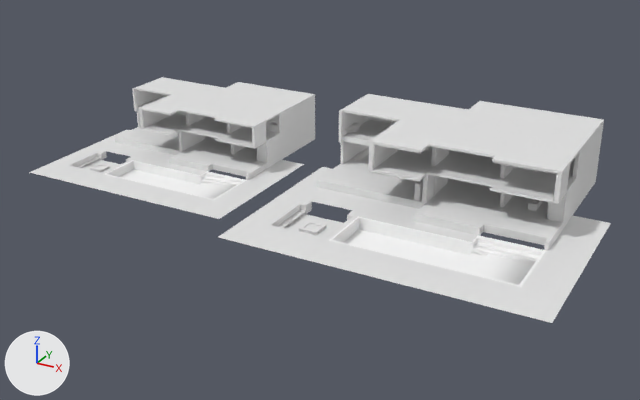
The FBX model Assets/models/HouseModels/VRCChillRoom - fixed scale.fbx as it was, and as the next commit left it.
Before and after are seen from a camera (50 mm lens) standing at (54.1, -165.2, 73.1) and looking at (-29.2, -13.8, -2.6). Arrows for +X, +Y and +Z are at lower left; the lights stay in place. Where no turn or scale is listed for an object, it has been applied to the vertices.

The scene before the commit, as lines of its bpy script (objects in view):
```python
ob_cube_001 = bpy.data.objects.new('Cube.001', me_cube_008)
ob_cube_001.location = (-8.2, -10.9, 2.6)
ob_cube_004 = bpy.data.objects.new('Cube.004', me_cube_016)
ob_cube_004.location = (-6.2, -11.6, 12.8)
ob_cube_013 = bpy.data.objects.new('Cube.013', me_cube_020)
ob_cube_013.location = (13.8, -13.6, 12.8)
ob_cube_015 = bpy.data.objects.new('Cube.015', me_cube_022)
ob_cube_015.location = (-6.2, -7.9, 10.1)
ob_cube_022 = bpy.data.objects.new('Cube.022', me_cube_029)
ob_cube_022.location = (-11.5, -15.6, 6.9)
ob_cube_025 = bpy.data.objects.new('Cube.025', me_cube_032)
ob_cube_025.location = (-5.9, -7.6, 3.5)
ob_grill_seats_frame = bpy.data.objects.new('Grill seats frame', me_cube_001)
ob_grill_seats_frame.location = (-23.6, -28.3, -2.1)
ob_house_model_better_uv_001 = bpy.data.objects.new('house model better UV.001', me_cube_005)
ob_house_model_better_uv_001.location = (-63.9, -3.8, 5.0)
ob_kitchen_island = bpy.data.objects.new('kitchen island ', me_cube_004)
ob_kitchen_island.location = (13.7, -0.5, 1.7)
# also in view: 'house model better UV' at (-3.8, -11.2, 5.0)
```
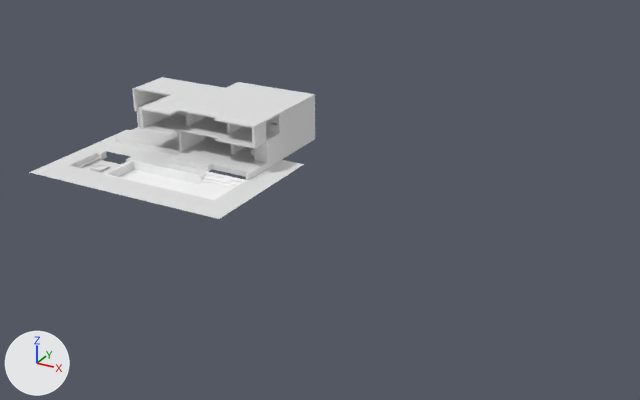
Where the newer file only moved an object's origin or applied its transform, the numbers keep the older frame.

Pixel boxes (x1, y1, x2, y2) of what changed, in the pictures (640 x 400 px):
'house model better UV', deleted: before (218, 94, 611, 323)
'Simple fireplace', deleted: before (299, 221, 326, 235)
'kitchen island ', deleted: before (528, 199, 543, 211)
'Cube.001', deleted: before (414, 182, 422, 201)
'grill seats desks', deleted: before (278, 210, 347, 235)
'sink', deleted: before (345, 123, 359, 132)
'Cube.013', deleted: before (493, 162, 557, 174)
'Grill seats frame', deleted: before (277, 210, 348, 238)
'Cube.010', deleted: before (375, 144, 420, 153)
'Cube.022', deleted: before (369, 171, 419, 182)
'Cube.014', deleted: before (373, 144, 375, 170)
'Cube.019', deleted: before (554, 173, 558, 201)
'Cube.025', deleted: before (434, 176, 436, 196)
'Cube.024', deleted: before (546, 202, 549, 219)
'steam room', deleted: before (391, 120, 398, 126)
'kitchen island .001', added: after (251, 148, 254, 155)
'Cube.015', deleted: before (434, 152, 435, 165)

The change, as a list of edits to the scene's bpy script:
```text
Add me_cube_024:
    me_cube_024.from_pydata(...)  # 68 vertices, 59 faces; spans x -51.75..-50.06, y -5.61..0.18, z 0.8..2.14
    me_cube_024.materials.append(mat_material_002)  # white #e7e7e7
Remove ob_cube_013:
    ob_cube_013 = bpy.data.objects.new('Cube.013', me_cube_020)
    ob_cube_013.location = (13.8, -13.6, 12.8)
Remove ob_cube_001:
    ob_cube_001 = bpy.data.objects.new('Cube.001', me_cube_008)
    ob_cube_001.location = (-8.2, -10.9, 2.6)
Remove ob_kitchen_island:
    ob_kitchen_island = bpy.data.objects.new('kitchen island ', me_cube_004)
    ob_kitchen_island.location = (13.7, -0.5, 1.7)
Remove ob_cube_025:
    ob_cube_025 = bpy.data.objects.new('Cube.025', me_cube_032)
    ob_cube_025.location = (-5.9, -7.6, 3.5)
Remove ob_cube_004:
    ob_cube_004 = bpy.data.objects.new('Cube.004', me_cube_016)
    ob_cube_004.location = (-6.2, -11.6, 12.8)
Remove ob_cube_015:
    ob_cube_015 = bpy.data.objects.new('Cube.015', me_cube_022)
    ob_cube_015.location = (-6.2, -7.9, 10.1)
Remove ob_grill_seats_frame:
    ob_grill_seats_frame = bpy.data.objects.new('Grill seats frame', me_cube_001)
    ob_grill_seats_frame.location = (-23.6, -28.3, -2.1)
Remove ob_cube_022:
    ob_cube_022 = bpy.data.objects.new('Cube.022', me_cube_029)
    ob_cube_022.location = (-11.5, -15.6, 6.9)
Remove ob_house_model_better_uv:
    ob_house_model_better_uv = bpy.data.objects.new('house model better UV', me_cube_015)
    ob_house_model_better_uv.location = (-2.2, -2.0, 6.0)
Remove ob_cube_014:
    ob_cube_014 = bpy.data.objects.new('Cube.014', me_cube_021)
    ob_cube_014.location = (-16.0, -15.6, 10.1)
Remove ob_simple_fireplace:
    ob_simple_fireplace = bpy.data.objects.new('Simple fireplace', me_cube_006)
    ob_simple_fireplace.location = (-23.6, -27.0, -2.3)
Remove ob_grill_seats_desks:
    ob_grill_seats_desks = bpy.data.objects.new('grill seats desks', me_cube_003)
    ob_grill_seats_desks.location = (-23.6, -28.6, -2.1)
Remove ob_sink:
    ob_sink = bpy.data.objects.new('sink', me_cube_013)
    ob_sink.location = (-29.9, 3.0, 8.4)
Remove ob_cube_019:
    ob_cube_019 = bpy.data.objects.new('Cube.019', me_cube_026)
    ob_cube_019.location = (19.8, -13.6, 10.1)
Remove ob_cube_021:
    ob_cube_021 = bpy.data.objects.new('Cube.021', me_cube_028)
    ob_cube_021.location = (-6.2, -13.6, 6.9)
Remove ob_steam_room:
    ob_steam_room = bpy.data.objects.new('steam room', me_cube_011)
    ob_steam_room.location = (-21.7, 9.7, 9.3)
Remove ob_cube_010:
    ob_cube_010 = bpy.data.objects.new('Cube.010', me_cube_017)
    ob_cube_010.location = (-11.2, -15.6, 12.8)
Remove ob_cube_024:
    ob_cube_024 = bpy.data.objects.new('Cube.024', me_cube_031)
    ob_cube_024.location = (17.5, -7.6, 3.5)
Add ob_kitchen_island__001:
    ob_kitchen_island__001 = bpy.data.objects.new('kitchen island .001', me_cube_024)
    ob_kitchen_island__001.location = (0.0, 0.0, 0.0)
```
